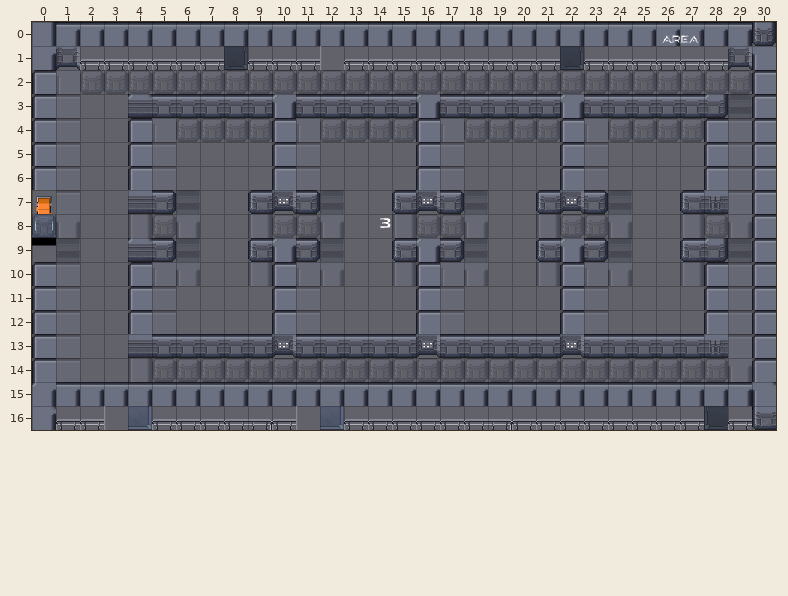
Two states of a Tiled map, cocos/Code/assets/resources/map/map_1-2-N-3.tmx. This is how it looked before the edit.
Cells are 32x32 px. Shown: x 0..30, y 0..16. Tiles whose own drawing changed are shown in their newer look in all pictures.
Once edited:
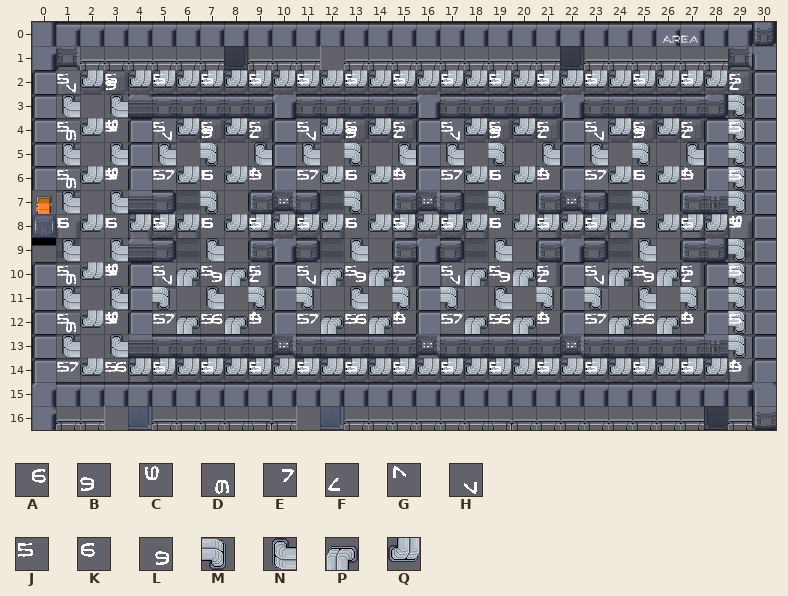
Key: from "scifi_tileset_02": A 158, B 158 turned 180, C 158 turned 270, D 158 turned 90, E 159, F 159 turned 180, G 159 turned 270, H 159 turned 90, J 167, K 168, L 168 turned 180, M 178, N 178 turned 180, P 178 turned 270, Q 178 turned 90.
_ is an empty cell.
Tiles of an added or newly shown layer are drawn over the layers below it.
The exact change:
Layer "Tile Layer 6" (added):
y 2: x 1..29 _____________________________ -> HQBQQQQQQQQQQQQQQQQQQQQQQQQQF
y 3: x 1 _ -> N; x 3 _ -> N; x 29 _ -> M
y 4: x 1..3 ___ -> DQC; x 5..9 _____ -> HQBQF; x 11..15 _____ -> HQBQF; x 17..21 _____ -> HQBQF; x 23..27 _____ -> HQBQF; x 29 _ -> M
y 5: x 1 _ -> N; x 3 _ -> N; x 5 _ -> N; x 7 _ -> M; x 9 _ -> N; x 11 _ -> N; x 13 _ -> M; x 15 _ -> N; x 17 _ -> N; x 19 _ -> M; x 21 _ -> N; x 23 _ -> N; x 25 _ -> M; x 27 _ -> N; x 29 _ -> M
y 6: x 1..3 ___ -> DQC; x 5..9 _____ -> EQKQG; x 11..15 _____ -> EQKQG; x 17..21 _____ -> EQKQG; x 23..27 _____ -> EQKQG; x 29 _ -> M
y 7: x 1 _ -> N; x 3 _ -> N; x 7 _ -> M; x 13 _ -> M; x 19 _ -> M; x 25 _ -> M; x 29 _ -> M
y 8: x 1..29 _____________________________ -> KQKQQQKQQQQQKQQQQQKQQQQQKQQQC
y 9: x 1 _ -> N; x 3 _ -> N; x 7 _ -> N; x 13 _ -> N; x 19 _ -> N; x 25 _ -> N; x 29 _ -> M
y 10: x 1..3 ___ -> DQC; x 5..9 _____ -> HPLPF; x 11..15 _____ -> HPLPF; x 17..21 _____ -> HPLPF; x 23..27 _____ -> HPLPF; x 29 _ -> M
y 11: x 1 _ -> N; x 3 _ -> N; x 5 _ -> M; x 7 _ -> N; x 9 _ -> M; x 11 _ -> M; x 13 _ -> N; x 15 _ -> M; x 17 _ -> M; x 19 _ -> N; x 21 _ -> M; x 23 _ -> M; x 25 _ -> N; x 27 _ -> M; x 29 _ -> M
y 12: x 1..3 ___ -> DQC; x 5..9 _____ -> EPAPG; x 11..15 _____ -> EPAPG; x 17..21 _____ -> EPAPG; x 23..27 _____ -> EPAPG; x 29 _ -> M
y 13: x 1 _ -> N; x 3 _ -> N; x 29 _ -> M
y 14: x 1..29 _____________________________ -> EQAQQQQQQQQQQQQQQQQQQQQQQQQQG
Layer "Tile Layer 5" (added):
y 2: x 1 _ -> J; x 3 _ -> J; x 5 _ -> J; x 7 _ -> J; x 9 _ -> J; x 11 _ -> J; x 13 _ -> J; x 15 _ -> J; x 17 _ -> J; x 19 _ -> J; x 21 _ -> J; x 23 _ -> J; x 25 _ -> J; x 27 _ -> J; x 29 _ -> J
y 4: x 1 _ -> J; x 3 _ -> J; x 5 _ -> J; x 7 _ -> J; x 9 _ -> J; x 11 _ -> J; x 13 _ -> J; x 15 _ -> J; x 17 _ -> J; x 19 _ -> J; x 21 _ -> J; x 23 _ -> J; x 25 _ -> J; x 27 _ -> J; x 29 _ -> J
y 6: x 1 _ -> J; x 3 _ -> J; x 5 _ -> J; x 7 _ -> J; x 9 _ -> J; x 11 _ -> J; x 13 _ -> J; x 15 _ -> J; x 17 _ -> J; x 19 _ -> J; x 21 _ -> J; x 23 _ -> J; x 25 _ -> J; x 27 _ -> J; x 29 _ -> J
y 8: x 1 _ -> J; x 3 _ -> J; x 5 _ -> J; x 7 _ -> J; x 9 _ -> J; x 11 _ -> J; x 13 _ -> J; x 15 _ -> J; x 17 _ -> J; x 19 _ -> J; x 21 _ -> J; x 23 _ -> J; x 25 _ -> J; x 27 _ -> J; x 29 _ -> J
y 10: x 1 _ -> J; x 3 _ -> J; x 5 _ -> J; x 7 _ -> J; x 9 _ -> J; x 11 _ -> J; x 13 _ -> J; x 15 _ -> J; x 17 _ -> J; x 19 _ -> J; x 21 _ -> J; x 23 _ -> J; x 25 _ -> J; x 27 _ -> J; x 29 _ -> J
y 12: x 1 _ -> J; x 3 _ -> J; x 5 _ -> J; x 7 _ -> J; x 9 _ -> J; x 11 _ -> J; x 13 _ -> J; x 15 _ -> J; x 17 _ -> J; x 19 _ -> J; x 21 _ -> J; x 23 _ -> J; x 25 _ -> J; x 27 _ -> J; x 29 _ -> J
y 14: x 1 _ -> J; x 3 _ -> J; x 5 _ -> J; x 7 _ -> J; x 9 _ -> J; x 11 _ -> J; x 13 _ -> J; x 15 _ -> J; x 17 _ -> J; x 19 _ -> J; x 21 _ -> J; x 23 _ -> J; x 25 _ -> J; x 27 _ -> J; x 29 _ -> J
Pixel boxes of the changes (left, top, right, bottom) in both pictures:
added: (57, 70, 746, 376)
